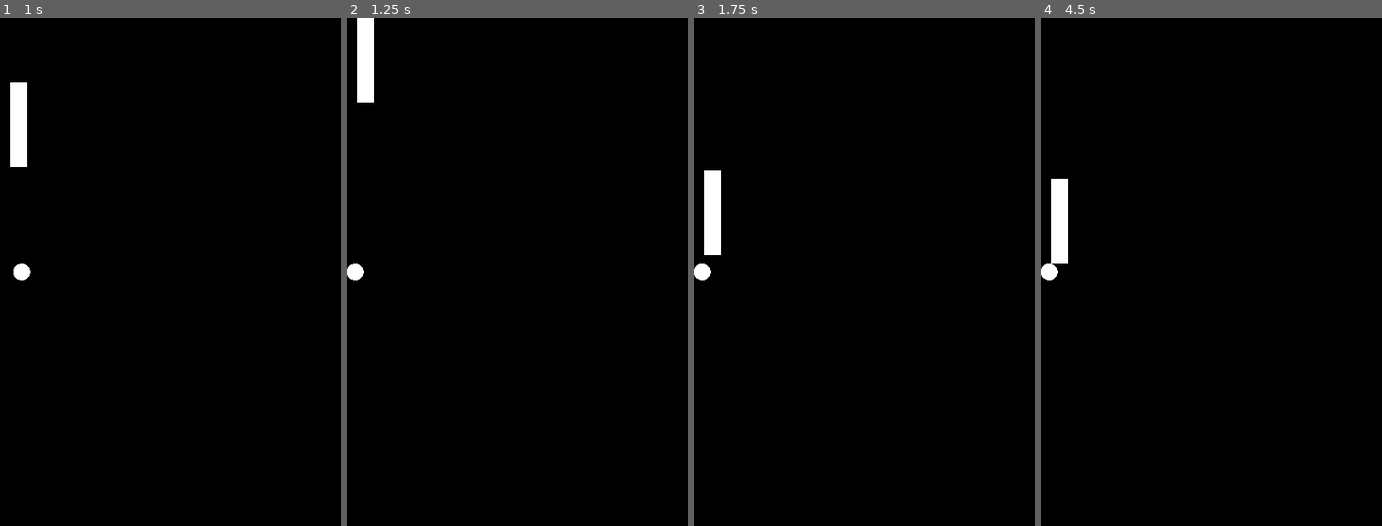
Above: before the commit, frames 1-4 (left to right).
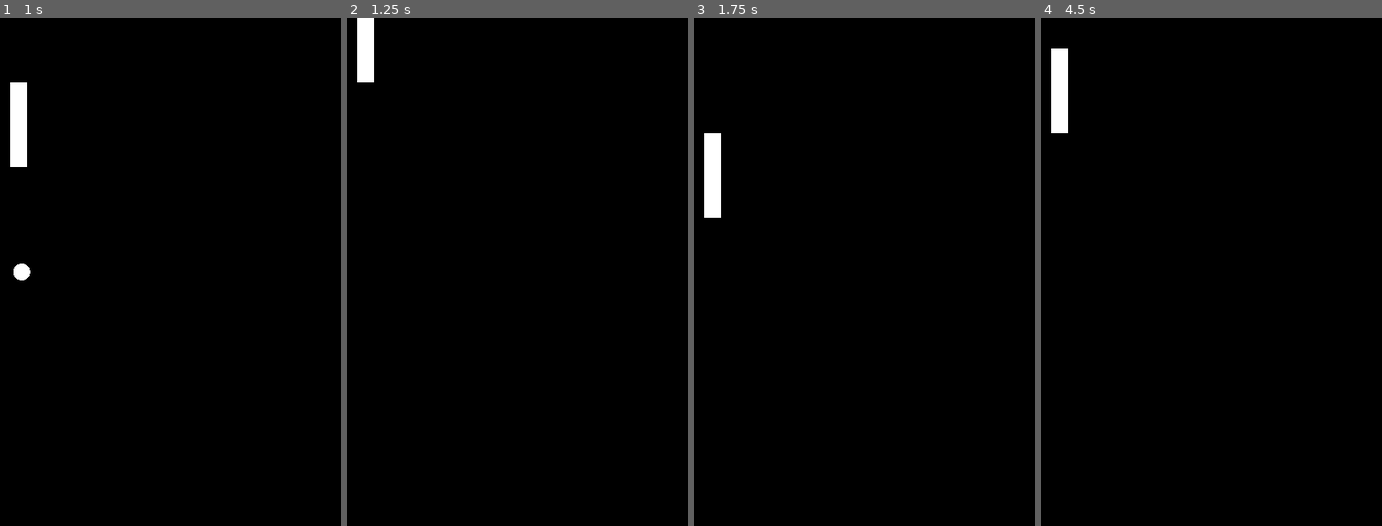
Above: after the commit, the same moments.

Repository: ishaaneagles/Gun-Pong-Pong
Game: Godot game, scene res://World/main.tscn
Same seed, same stepped clock (60 frames per second), same inputs: the game is played once before the commit and once after it. The project has no main scene, so this scene is started directly.
Inputs:
- Up to frame 1 (1 s): hold W (racket_up) from 0.53 s (still down)
- Up to frame 2 (1.25 s): keep holding W (racket_up)
- Up to frame 3 (1.75 s): release W (racket_up) at 1.28 s; hold S (racket_down) from 1.28 s (still down)
- Up to frame 4 (4.5 s): release S (racket_down) at 2.03 s; hold W (racket_up) 2.03-3.53 s; tap Enter at 3.5 s; hold S (racket_down) from 3.53 s (still down)

Frame 1 is identical in both runs. In frame 2, 0.3% of the frame differs, in the area x 0-8%, y 12-52%; in frame 3, 0.9%; in frame 4, 1.8%, in the area x 0-8%, y 6-52%.

Commit message:
added layers

Diff:
--- a/Player/ball.tscn
+++ b/Player/ball.tscn
@@ -7,6 +7,8 @@
 [sub_resource type="SphereMesh" id="SphereMesh_5k5fp"]
 
 [node name="Ball" type="RigidBody2D"]
+collision_layer = 4
+collision_mask = 2
 gravity_scale = 0.0
 script = ExtResource("1_1adpi")
 
--- a/Player/player_racket.tscn
+++ b/Player/player_racket.tscn
@@ -8,6 +8,8 @@
 
 [node name="player1_racket" type="CharacterBody2D"]
 scale = Vector2(0.1, 0.1)
+collision_layer = 2
+collision_mask = 4
 script = ExtResource("1_336me")
 
 [node name="CollisionShape2D" type="CollisionShape2D" parent="."]
--- a/project.godot
+++ b/project.godot
@@ -42,6 +42,12 @@
 ]
 }
 
+[layer_names]
+
+2d_physics/layer_1="World"
+2d_physics/layer_2="Player"
+2d_physics/layer_3="Ball"
+
 [rendering]
 
 renderer/rendering_method="gl_compatibility"
